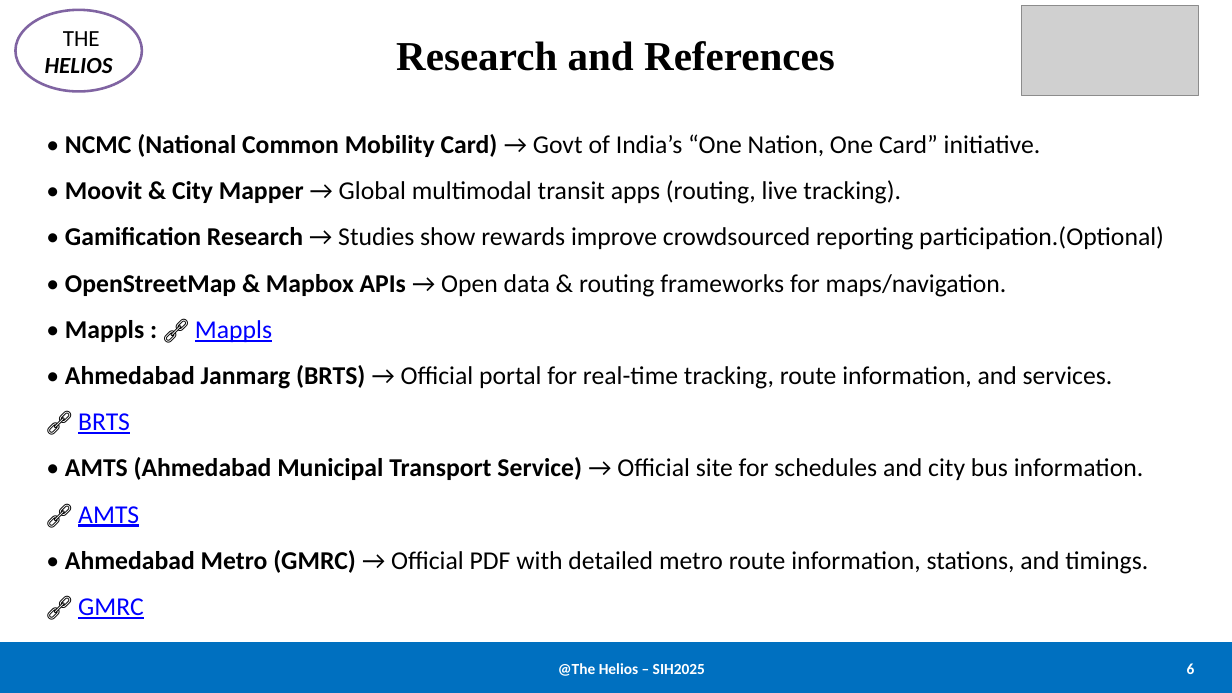
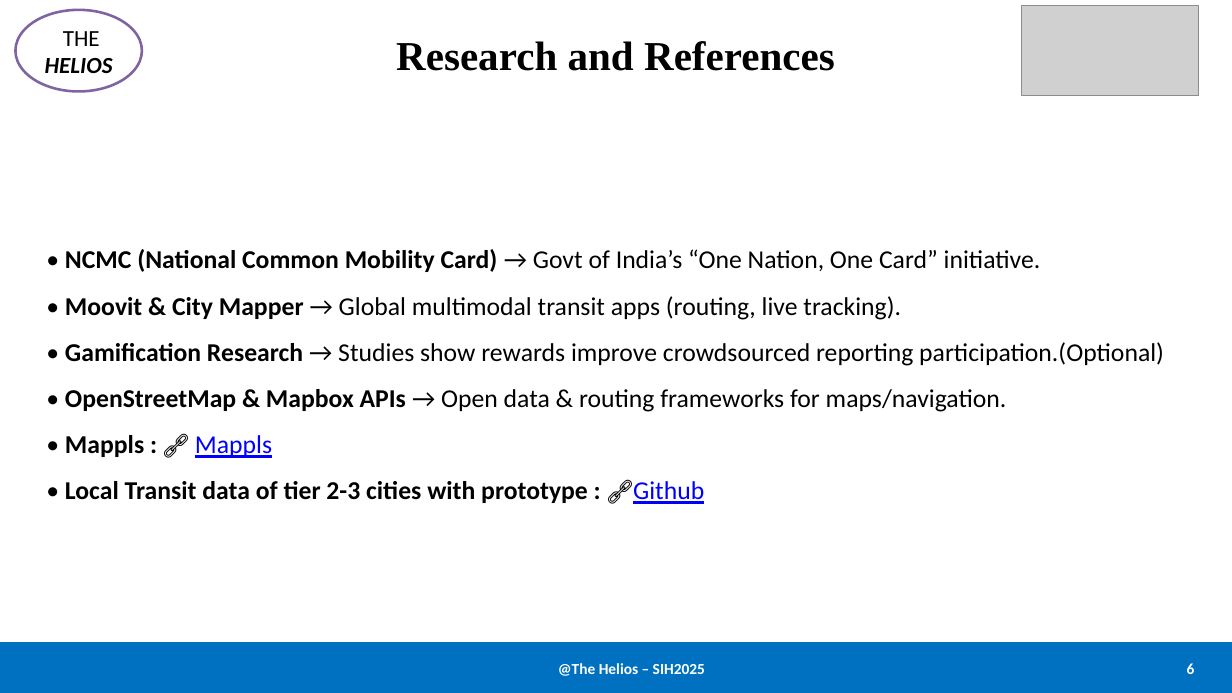
Before and after one commit to vrushal09/SIH_2025, a slide deck: slide 6 of Research/Docs/SIH2025_PPT.pptx. Drawn at 1232x693 pixels with LibreOffice and Linux fonts; fonts in the diff are those of the drawing; grey boxes stand for pictures. Boxes give left, top, right and bottom in pixels: in the first picture for what was removed or moved away, otherwise in the second. Text is boxed around its words. In the diff, an @@ line names an element or a change of style, - is before the commit and + after.

```diff
--- a/Research/Docs/SIH2025_PPT.pptx
+++ b/Research/Docs/SIH2025_PPT.pptx
@@ text "• NCMC (National Common Mobility ...": place and size @@
-text "• NCMC (National Common Mobility ..." at [65, 134, 1164, 619]
+text "• NCMC (National Common Mobility ..." at [65, 249, 1164, 504]
@@ text at [65, 435, 704, 504]: text changed; bold on @@
-• Mappls : 🔗 Mappls
-• Ahmedabad Janmarg (BRTS) → Official portal for real-time tracking, route information, and services.
-🔗 BRTS
-• AMTS (Ahmedabad Municipal Transport Service) → Official site for schedules and city bus information.
-🔗 AMTS
-• Ahmedabad Metro (GMRC) → Official PDF with detailed metro route information, stations, and timings.
-🔗 GMRC
+• Mappls : 🔗 Mappls
+• Local Transit data of tier 2-3 cities with prototype : 🔗Github
```
Also in this commit, not shown: 2 other slides changed, 18 other files.
